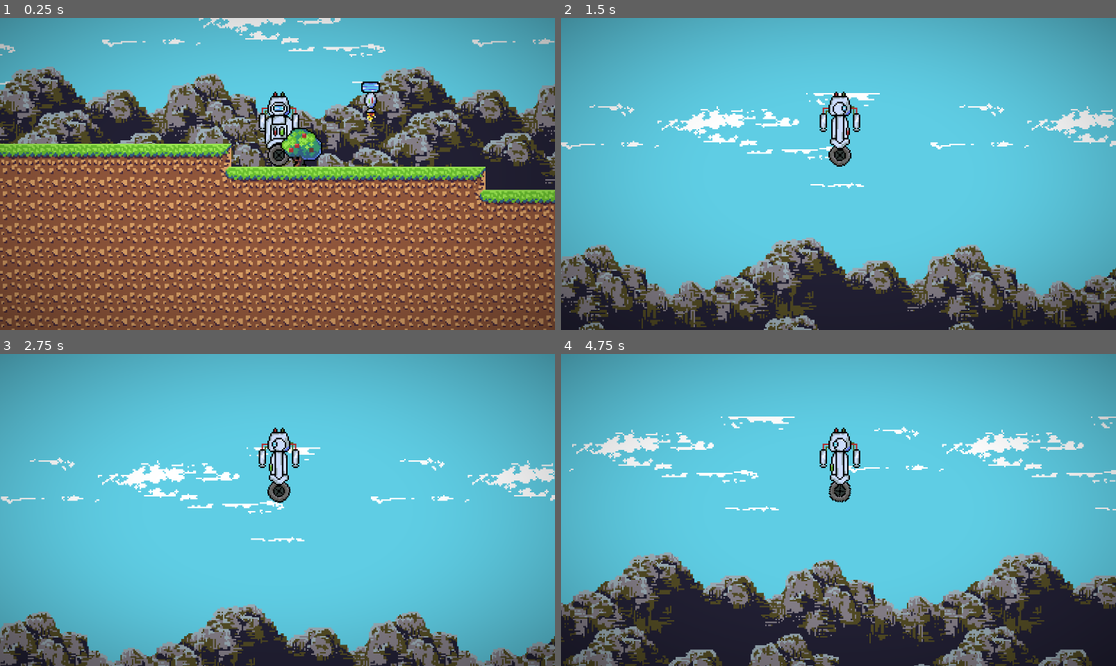
Above: before the commit, frames 1-4 (two rows, left to right).
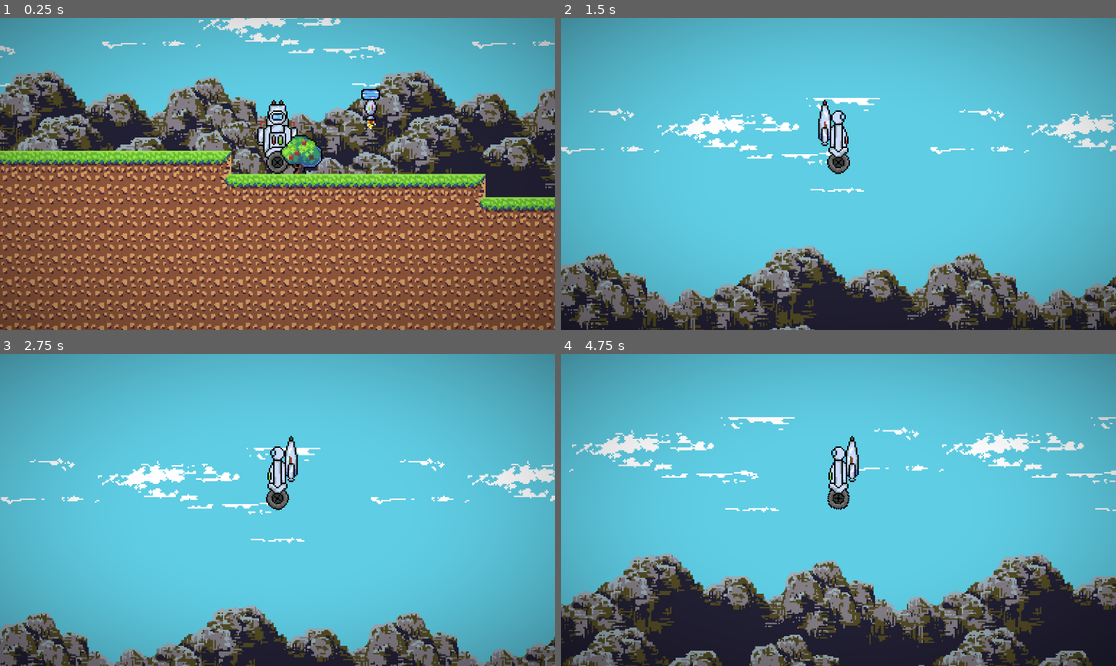
Above: after the commit, the same moments.

Repository: Hexuar/GMTK-Jam
Game: Godot game, scene res://scenes/main.tscn
Same seed, same stepped clock (60 frames per second), same inputs: the game is played once before the commit and once after it.
Inputs:
- Up to frame 1 (0.25 s): no input
- Up to frame 2 (1.5 s): tap Enter (ui_accept) at 0.5 s; hold Space (Jump) 0.53-1.28 s; hold D (Right) from 0.53 s (still down); tap Shift (Dash) at 1.35 s
- Up to frame 3 (2.75 s): tap Space (Jump) at 1.52, 1.55, 1.82 s; release D (Right) at 2.03 s; hold A (Left) from 2.03 s (still down); hold Space (Jump) from 2.03 s (still down)
- Up to frame 4 (4.75 s): release A (Left) at 2.78 s; release Space (Jump) at 2.78 s; hold D (Right) 2.78-4.28 s; tap Shift (Dash) at 2.85, 4.35 s; tap Space (Jump) at 3.02, 3.05, 3.32, 4.52, 4.55 s; hold Space (Jump) 3.53-4.28 s; hold A (Left) from 4.28 s (still down)

The runs differ from the first frame. In frame 1, 43% of the frame differs, in the area x 0-100%, y 0-100%; in frame 2, 16%; in frame 3, 4.8%; in frame 4, 7.7%.

Commit message:
Jetpack Retexture

Diff:
--- a/scenes/levels/level1.tscn
+++ b/scenes/levels/level1.tscn
@@ -304,7 +304,7 @@
 
 [node name="Minibot2" parent="." instance=ExtResource("6_pvauq")]
 position = Vector2(1449, -62)
-text = Array[String](["You won't fit through here!", "Perhaps if you take of your [b][color=\"purple\"]Jetpack[/color][/b] You'll be short enough to pass."])
+text = Array[String](["You won't fit through here!", "Perhaps if you take off your [b][color=\"purple\"]Jetpack[/color][/b] You'll be short enough to pass."])
 
 [connection signal="body_entered" from="LevelComplete" to="LevelComplete" method="_on_body_entered"]
 [connection signal="body_entered" from="Kill" to="Kill" method="_on_body_entered"]
--- a/scenes/player.tscn
+++ b/scenes/player.tscn
@@ -6,41 +6,42 @@
 [ext_resource type="Texture2D" uid="uid://buk2tln53eeum" path="res://assets/bot/wheel.png" id="4_toiff"]
 
 [sub_resource type="RectangleShape2D" id="RectangleShape2D_f072p"]
-size = Vector2(16, 18)
+size = Vector2(12, 24.5)
 
 [sub_resource type="CircleShape2D" id="CircleShape2D_2k3cm"]
 radius = 8.0
 
 [sub_resource type="RectangleShape2D" id="RectangleShape2D_e63bp"]
-size = Vector2(18, 33)
+size = Vector2(14, 32)
 
 [node name="Player" type="CharacterBody2D"]
 collision_layer = 2
 script = ExtResource("1_w0dnt")
 
 [node name="Jetpack" type="CollisionShape2D" parent="."]
-position = Vector2(1, -45)
+position = Vector2(0, -37)
 shape = SubResource("RectangleShape2D_f072p")
 
 [node name="Sprite2D" type="Sprite2D" parent="Jetpack"]
-position = Vector2(0, 4)
+position = Vector2(0, 4.75)
 texture = ExtResource("3_f01g8")
-hframes = 2
+hframes = 3
+vframes = 2
 region_rect = Rect2(0, 0, 32, 32)
 
 [node name="Wheel" type="CollisionShape2D" parent="."]
-position = Vector2(1, -13)
+position = Vector2(0, -8)
 shape = SubResource("CircleShape2D_2k3cm")
 
 [node name="Sprite2D" type="Sprite2D" parent="Wheel"]
 texture = ExtResource("4_toiff")
 
 [node name="Bot" type="CollisionShape2D" parent="."]
-position = Vector2(1, -33.5)
+position = Vector2(0, -28)
 shape = SubResource("RectangleShape2D_e63bp")
 
 [node name="Sprite2D" type="Sprite2D" parent="Bot"]
-position = Vector2(0, 1.5)
+position = Vector2(0, 2)
 texture = ExtResource("2_8ess0")
 hframes = 3
 
--- a/scripts/player.gd
+++ b/scripts/player.gd
@@ -40,25 +40,6 @@
 		velocity += get_gravity() * delta
 
 
-	## Coyote Time
-	if floorCooldown > 0.0:
-		floorCooldown -= delta
-	if is_on_floor():
-		floorCooldown = coyoteTime
-
-
-	## Jump
-	if Input.is_action_just_pressed("Jump") and canJump and floorCooldown > 0.0:
-		velocity.y = jumpVelocity
-
-
-	## Jetpack
-	Jetpack.frame = 0
-	if Input.is_action_pressed("Jump") and canJump and has_node("Jetpack") and !floorCooldown > 0.0 and position.y > -256:
-		velocity.y = jumpVelocity
-		Jetpack.frame = 1
-
-
 	## Boost
 	if dashTime > -dashCooldown:
 		dashTime -= delta
@@ -79,10 +60,27 @@
 	else:
 		velocity.x = move_toward(velocity.x, 0, _speed*friction)
 
+		## Coyote Time
+	if floorCooldown > 0.0:
+		floorCooldown -= delta
+	if is_on_floor():
+		floorCooldown = coyoteTime
+
+
+	## Jump
+	if Input.is_action_just_pressed("Jump") and canJump and floorCooldown > 0.0:
+		velocity.y = jumpVelocity
+
+
+	## Jetpack
+	Jetpack.frame = direction+1
+	if Input.is_action_pressed("Jump") and canJump and has_node("Jetpack") and !floorCooldown > 0.0 and position.y > -256:
+		velocity.y = jumpVelocity
+		Jetpack.frame += 3
+
 
 	## Animation
 	Bot.frame = direction+1
 	Wheel.rotation += velocity.x / 1000
 
-
 	move_and_slide()
Binary file changed: assets/bot/bot.png
Binary file changed: assets/bot/jetpack.png
